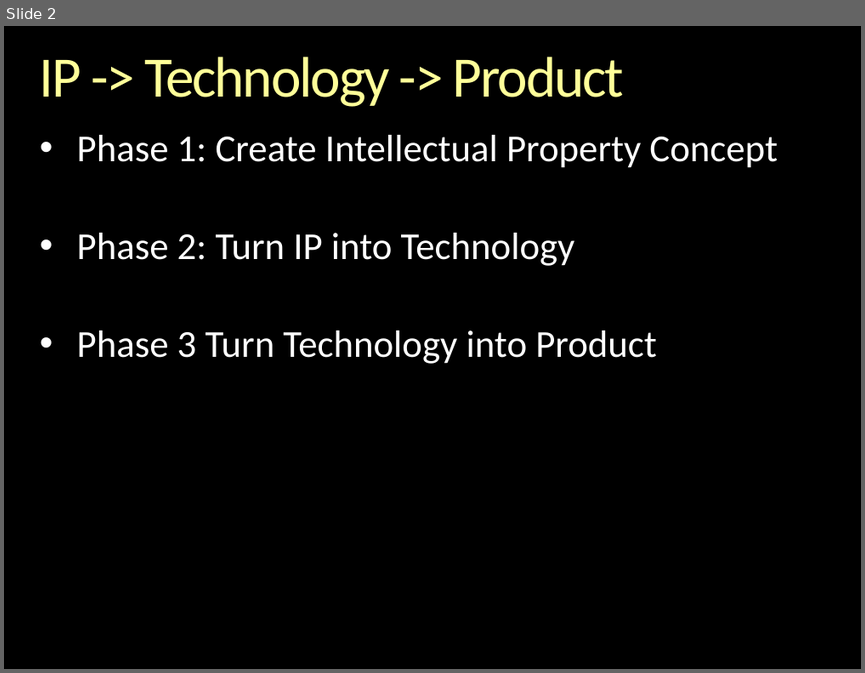
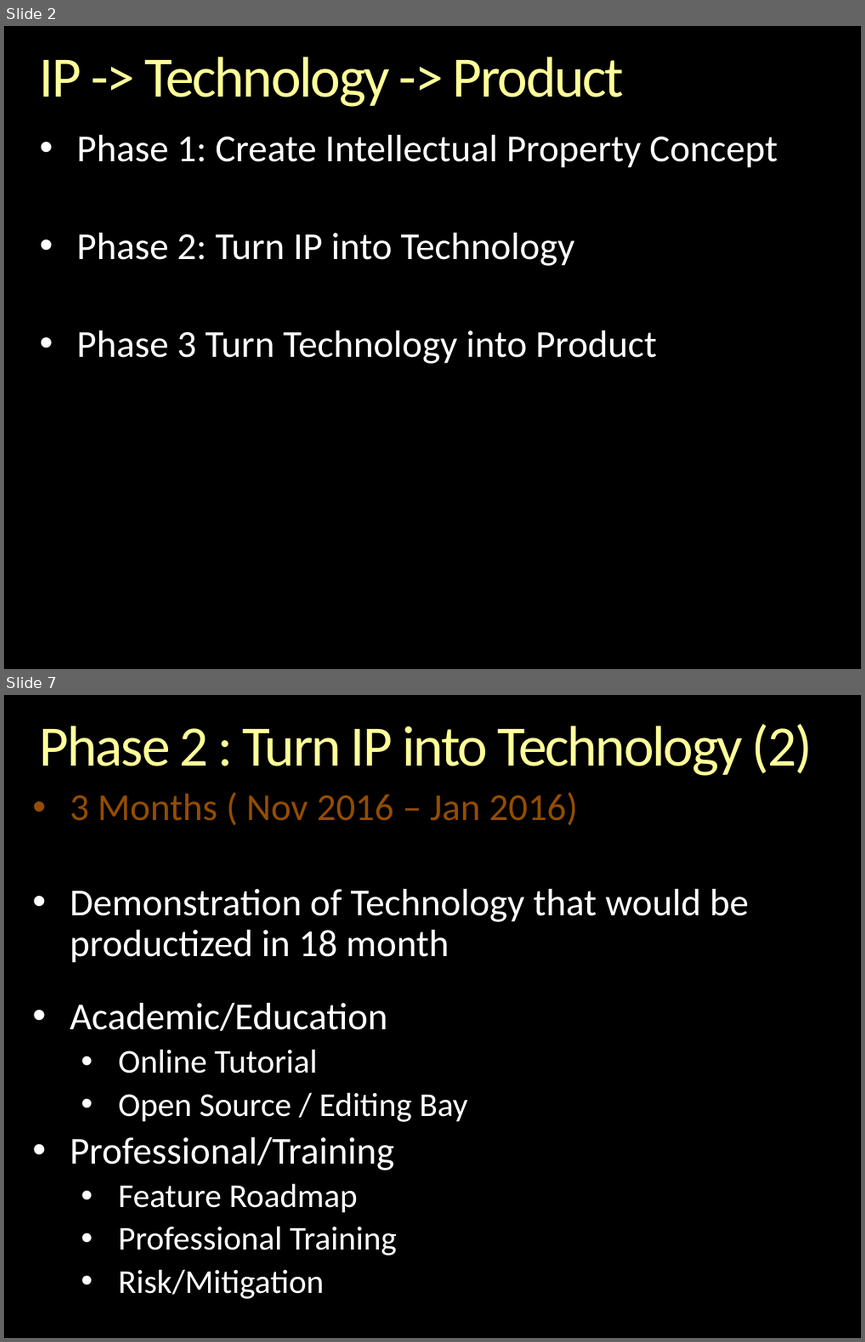
Before and after one commit to andrewferlitsch/epipog-nosql, a slide deck: sprints/Methodology.pptx. Shown one above the other, each under a label of ours: slide 2 before the commit, slides 2 and 7 after it; the slides between them are not shown. The pictures are 865x673 and 865x1342 pixels, drawn with LibreOffice and Linux fonts; fonts in the diff are those of the drawing; background and template pictures are left out. Boxes give left, top, right and bottom in pixels: in the first picture for what was removed or moved away, otherwise in the second. Text is boxed around its words. In the diff, an @@ line names an element or a change of style, - is before the commit and + after.

```diff
--- a/sprints/Methodology.pptx
+++ b/sprints/Methodology.pptx
@@ slide 7 added at (x1=4, y1=695, x2=861, y2=1338), background picture (left out) @@
@@ title added at (x1=40, y1=724, x2=812, y2=776), 48 pt, text gradient #FFFFB9 to #FFFF99 to #F6AE1E @@
+Phase 2 : Turn IP into Technology (2)
@@ text added at (x1=69, y1=792, x2=749, y2=1299), 32 pt, text #FFFFFF @@
+• 3 Months ( Nov 2016 – Jan 2016)
+• Demonstration of Technology that would be productized in 18 month
+• Academic/Education
+  • Online Tutorial
+  • Open Source / Editing Bay
+• Professional/Training
+  • Feature Roadmap
+  • Professional Training
+  • Risk/Mitigation
```
Also in this commit, not shown: 7 slides changed, 2 slides removed, 1 other file.
